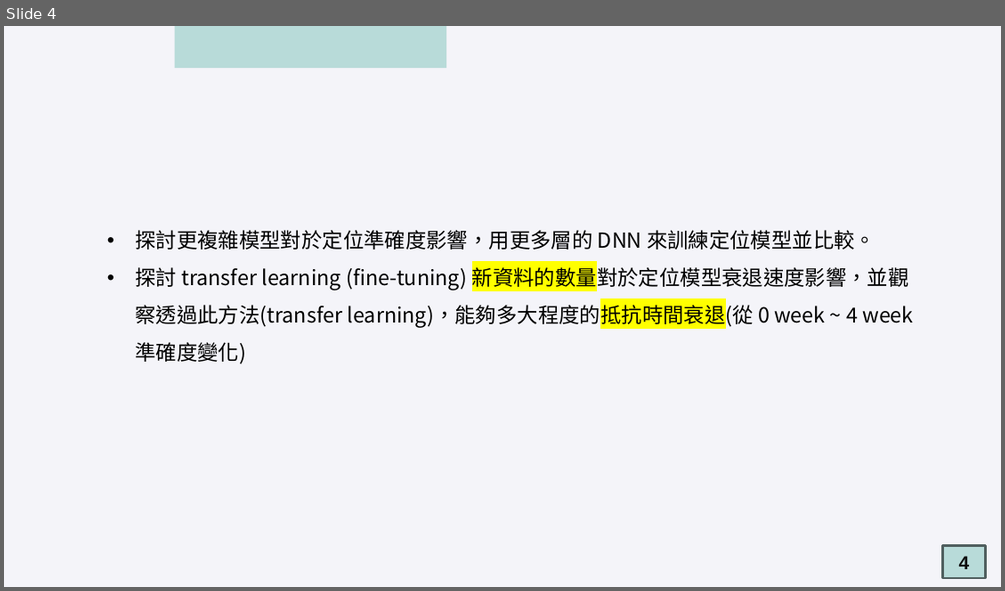
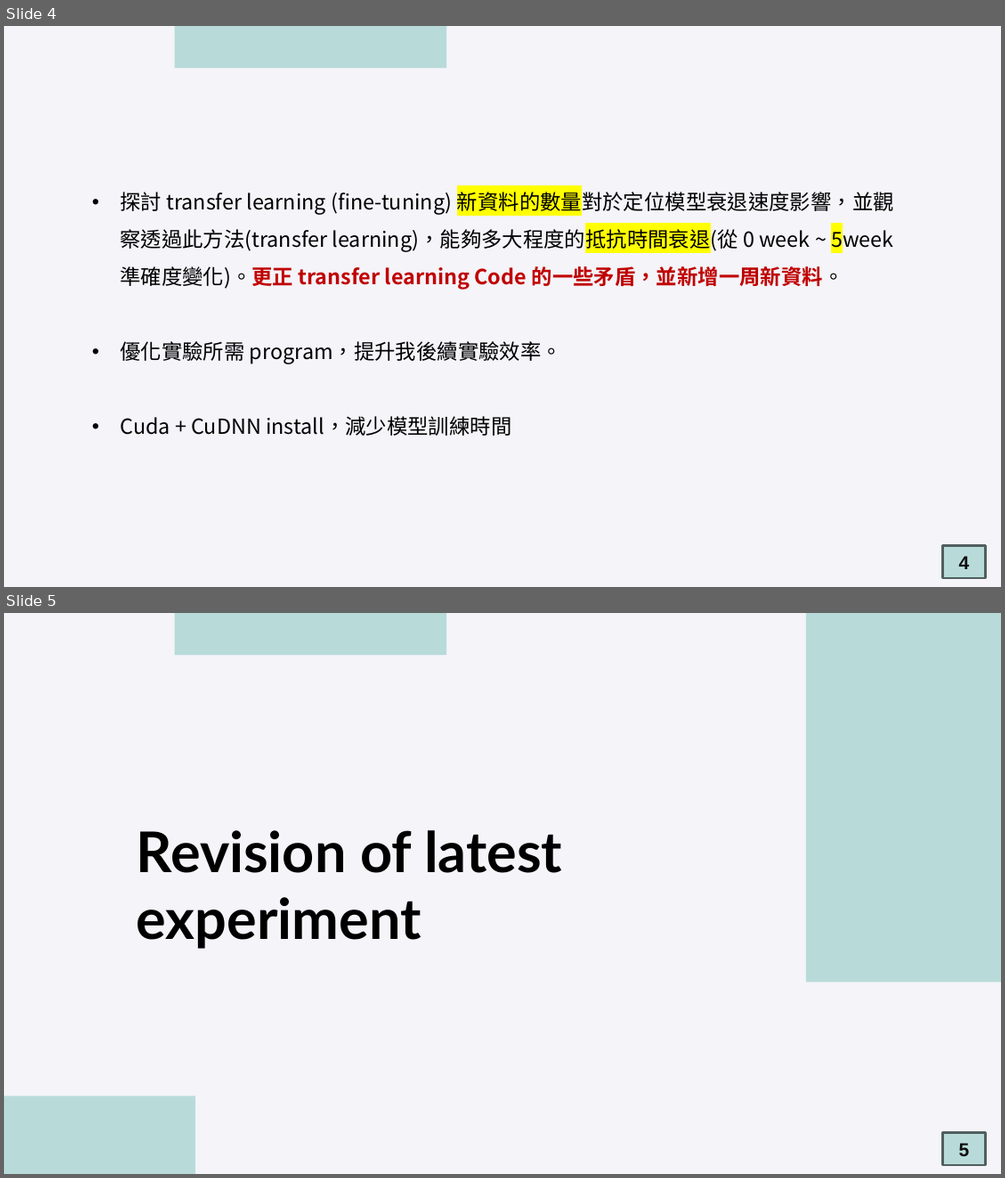
Before and after one commit to oscar9335/RTT_Research, a slide deck: meeting/2025-03-04/2025-03-04meeting 吳定洋.pptx. Shown one above the other, each under a label of ours: slide 4 before the commit, slides 4 and 5 after it. The pictures are 1005x591 and 1005x1178 pixels, drawn with LibreOffice and Linux fonts; fonts in the diff are those of the drawing. Boxes give left, top, right and bottom in pixels: in the first picture for what was removed or moved away, otherwise in the second. Text is boxed around its words. In the diff, an @@ line names an element or a change of style, - is before the commit and + after.

```diff
--- a/meeting/2025-03-04/2025-03-04meeting 吳定洋.pptx
+++ b/meeting/2025-03-04/2025-03-04meeting 吳定洋.pptx
@@ slide 5 added at box(4, 613, 1001, 1174), background #F4F4F9 @@
@@ rectangle added at box(175, 613, 446, 655), fill #B8DBD9 @@
@@ rectangle added at box(806, 613, 1001, 982), fill #B8DBD9 @@
@@ title added at box(137, 830, 562, 949), 54 pt, text #000000, bold @@
+Revision of latest experiment
@@ rectangle added at box(4, 1096, 195, 1174), fill #B8DBD9 @@
@@ rectangle added at box(942, 1133, 985, 1166), fill #B8DBD9, outline #51605F 2 pt, 18 pt, text #0D0D0D, bold @@
+5
@@ slide 4 changed as well @@
@@ text at box(120, 188, 894, 435): text changed @@
-• 探討更複雜模型對於定位準確度影響，用更多層的 DNN 來訓練定位模型並比較。
-• 探討 transfer learning (fine-tuning) 新資料的數量對於定位模型衰退速度影響，並觀察透過此方法(transfer learning)，能夠多大程度的抵抗時間衰退(從 0 week ~ 4 week 準確度變化)
+• 探討 transfer learning (fine-tuning) 新資料的數量對於定位模型衰退速度影響，並觀察透過此方法(transfer learning)，能夠多大程度的抵抗時間衰退(從 0 week ~ 5week 準確度變化)。更正 transfer learning Code 的一些矛盾，並新增一周新資料。
+• 優化實驗所需 program，提升我後續實驗效率。
+• Cuda + CuDNN install，減少模型訓練時間
```
Also in this commit, not shown: 7 other slides changed, 8 other slides added, 16 slides removed, 6 other files.
